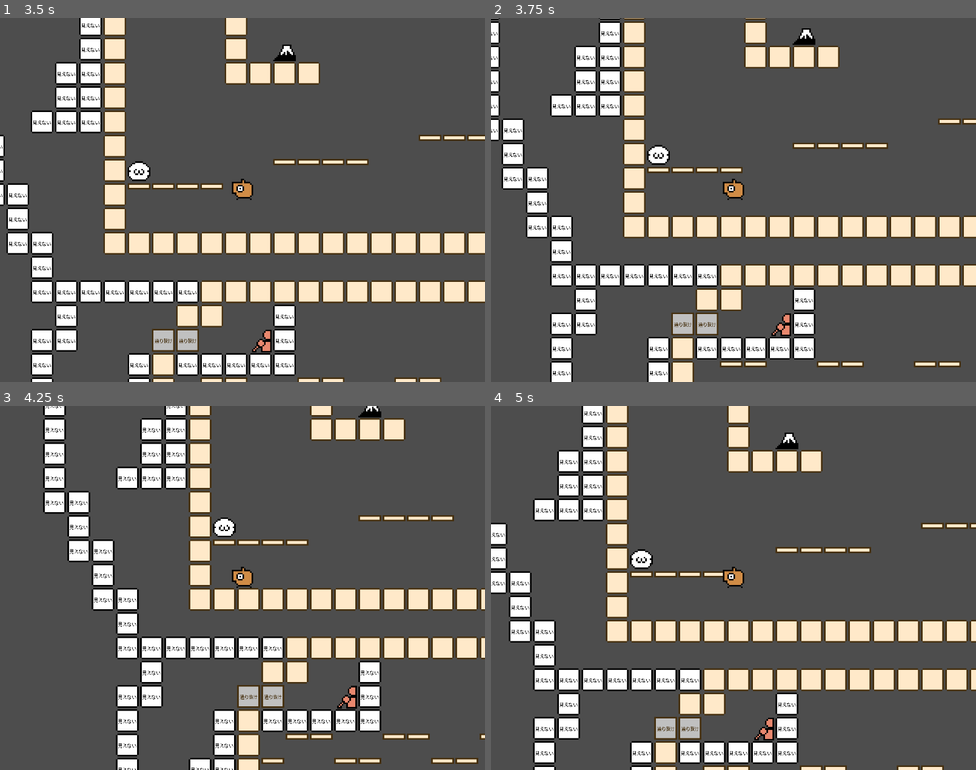
Above: before the commit, frames 1-4 (two rows, left to right).
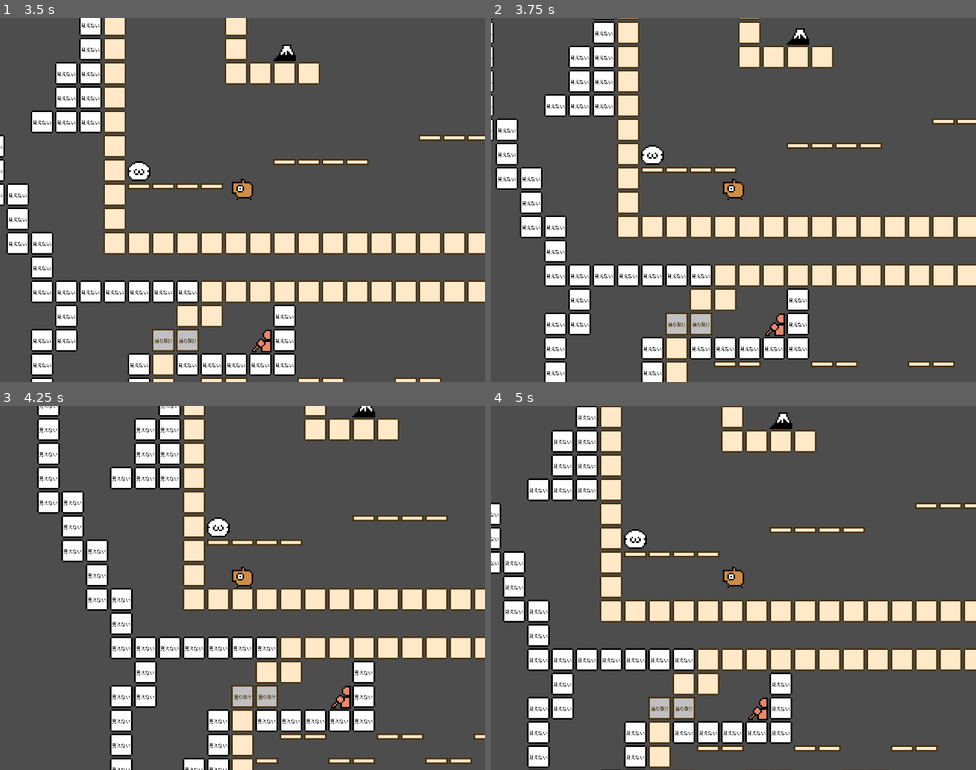
Above: after the commit, the same moments.

Repository: syun77/gd_ino
Game: Godot game, scene res://Main.tscn
Same seed, same stepped clock (60 frames per second), same inputs: the game is played once before the commit and once after it.
Inputs:
- Up to frame 1 (3.5 s): tap Enter (ui_accept) at 0.5, 0.77, 1.52, 3.02 s; hold Right (ui_right) 0.53-2.03 s; hold Left (ui_left) from 2.03 s (still down)
- Up to frame 2 (3.75 s): keep holding Left (ui_left)
- Up to frame 3 (4.25 s): keep holding Left (ui_left); tap Enter (ui_accept) at 3.77 s
- Up to frame 4 (5 s): release Left (ui_left) at 4.28 s; hold Right (ui_right) from 4.28 s (still down); tap Enter (ui_accept) at 4.52 s

Frame 1 is identical in both runs. In frame 2, 14% of the frame differs, in the area x 0-98%, y 0-100%; in frame 3, 15%; in frame 4, 37%, in the area x 0-100%, y 0-100%.

Commit message:
コリジョンをいったん設定

Diff:
--- a/gd_ino/assets/tiles/tile_set.tres
+++ b/gd_ino/assets/tiles/tile_set.tres
@@ -43,6 +43,7 @@
 4:0/0 = 0
 4:0/0/physics_layer_0/linear_velocity = Vector2(0, 0)
 4:0/0/physics_layer_0/angular_velocity = 0.0
+4:0/0/physics_layer_0/polygon_0/points = PackedVector2Array(-32, -32, 28, -32, 28, -16, -32, -16.5)
 5:0/animation_columns = 1
 5:0/animation_speed = 4.0
 5:0/animation_frame_0/duration = 1.0
@@ -52,6 +53,7 @@
 5:0/0 = 0
 5:0/0/physics_layer_0/linear_velocity = Vector2(0, 0)
 5:0/0/physics_layer_0/angular_velocity = 0.0
+5:0/0/physics_layer_0/polygon_0/points = PackedVector2Array(-32, -32, 28, -32, 28, 28, -32, 28)
 6:0/animation_columns = 1
 6:0/animation_speed = 4.0
 6:0/animation_frame_0/duration = 1.0
@@ -61,6 +63,7 @@
 6:0/0 = 0
 6:0/0/physics_layer_0/linear_velocity = Vector2(0, 0)
 6:0/0/physics_layer_0/angular_velocity = 0.0
+6:0/0/physics_layer_0/polygon_0/points = PackedVector2Array(-32, -32, 28, -32, 28, 28, -32, 28)
 7:0/animation_columns = 1
 7:0/animation_speed = 4.0
 7:0/animation_frame_0/duration = 1.0
@@ -70,6 +73,7 @@
 7:0/0 = 0
 7:0/0/physics_layer_0/linear_velocity = Vector2(0, 0)
 7:0/0/physics_layer_0/angular_velocity = 0.0
+7:0/0/physics_layer_0/polygon_0/points = PackedVector2Array(-32, -32, 32, -32, 32, 32, -32, 32)
 8:0/animation_columns = 1
 8:0/animation_speed = 4.0
 8:0/animation_frame_0/duration = 1.0
@@ -79,6 +83,7 @@
 8:0/0 = 0
 8:0/0/physics_layer_0/linear_velocity = Vector2(0, 0)
 8:0/0/physics_layer_0/angular_velocity = 0.0
+8:0/0/physics_layer_0/polygon_0/points = PackedVector2Array(-32, -32, 28, -32, 28, 28, -32, 28)
 9:0/animation_columns = 1
 9:0/animation_speed = 4.0
 9:0/animation_frame_0/duration = 1.0
@@ -88,6 +93,7 @@
 9:0/0 = 0
 9:0/0/physics_layer_0/linear_velocity = Vector2(0, 0)
 9:0/0/physics_layer_0/angular_velocity = 0.0
+9:0/0/physics_layer_0/polygon_0/points = PackedVector2Array(-32, -32, 28, -32, 28, 28, -32, 28)
 0:4/0 = 0
 0:4/0/physics_layer_0/linear_velocity = Vector2(0, 0)
 0:4/0/physics_layer_0/angular_velocity = 0.0
